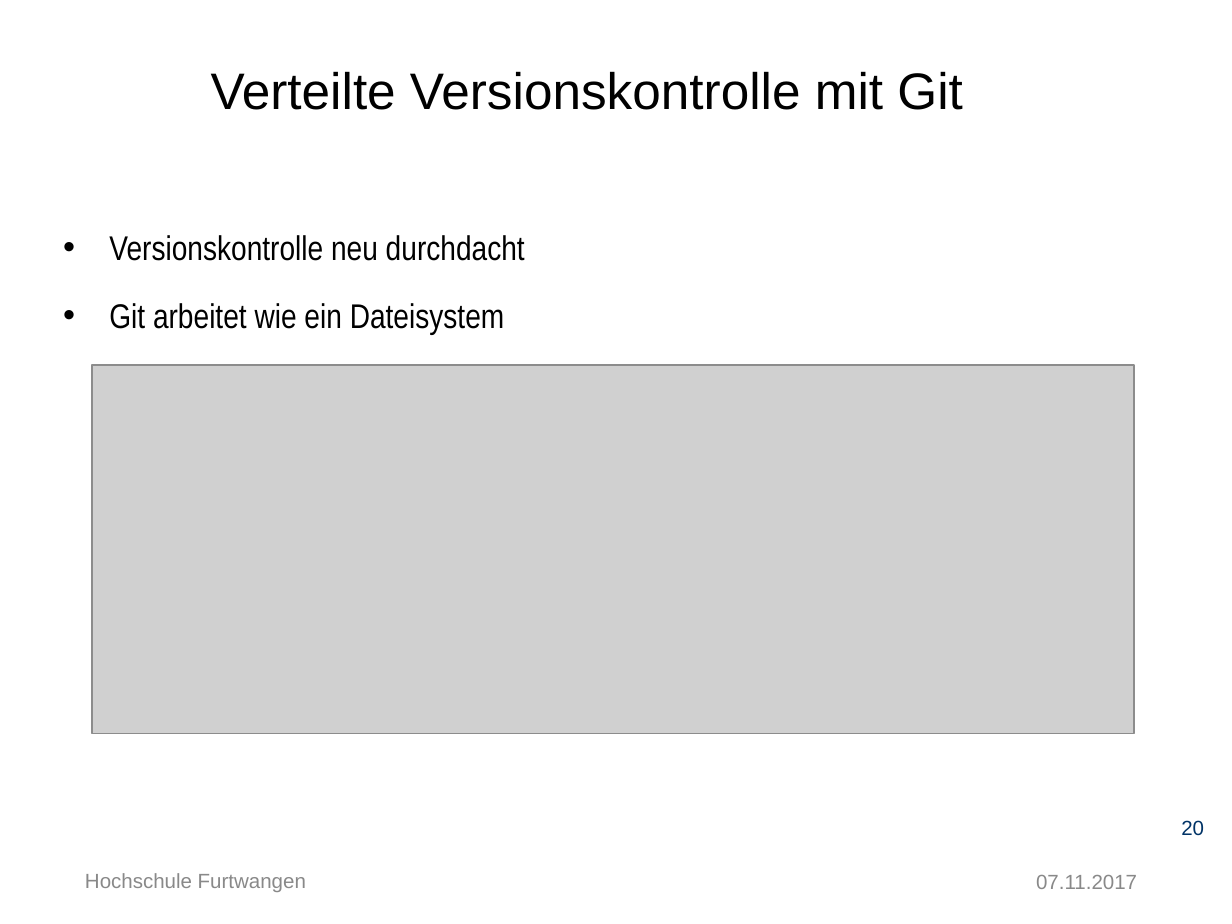
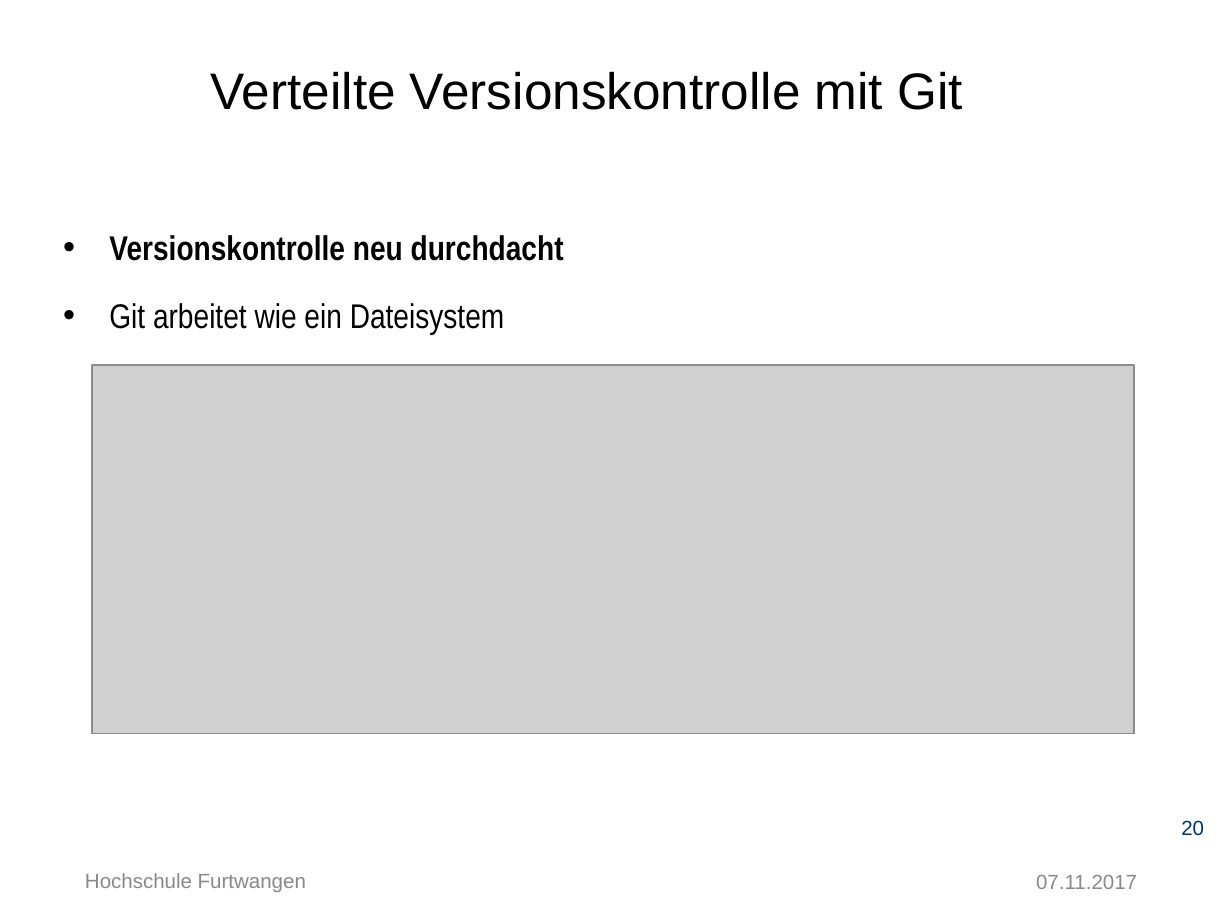
Before and after one commit to Ertugrul-Furtwangen/Erti, a slide deck: slide 20 of Thesis-Präsentation.pptx. Drawn at 1232x924 pixels with LibreOffice and Linux fonts; fonts in the diff are those of the drawing; grey boxes stand for pictures; background and template pictures are left out. Boxes give left, top, right and bottom in pixels: in the first picture for what was removed or moved away, otherwise in the second. Text is boxed around its words. In the diff, an @@ line names an element or a change of style, - is before the commit and + after.

```diff
--- a/Thesis-Präsentation.pptx
+++ b/Thesis-Präsentation.pptx
@@ text at (109,235,564,261): bold on in "Versionskontrolle neu durchdacht" @@
```
Also in this commit, not shown: 10 other slides changed, 3 slides added.
